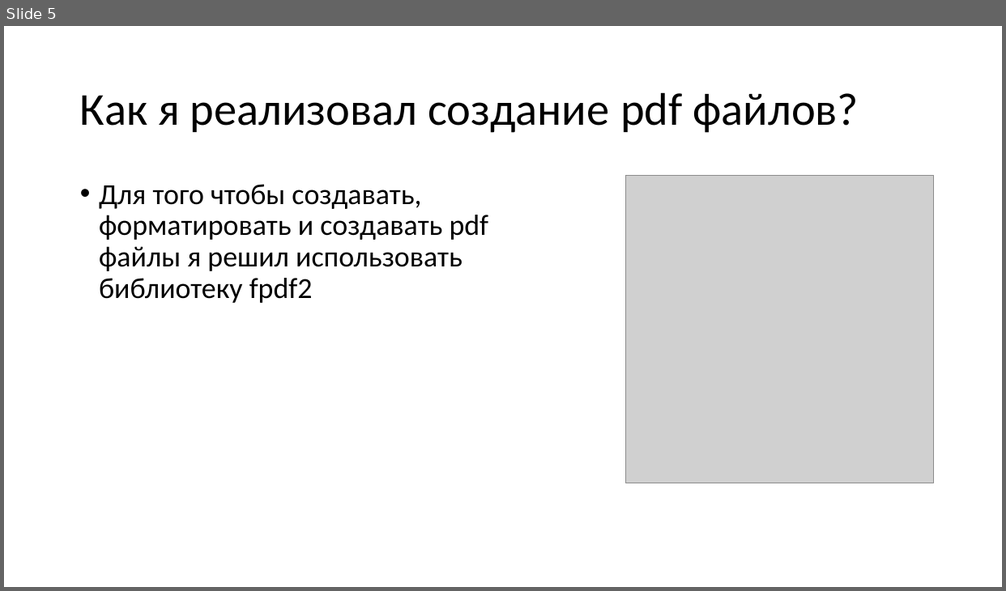
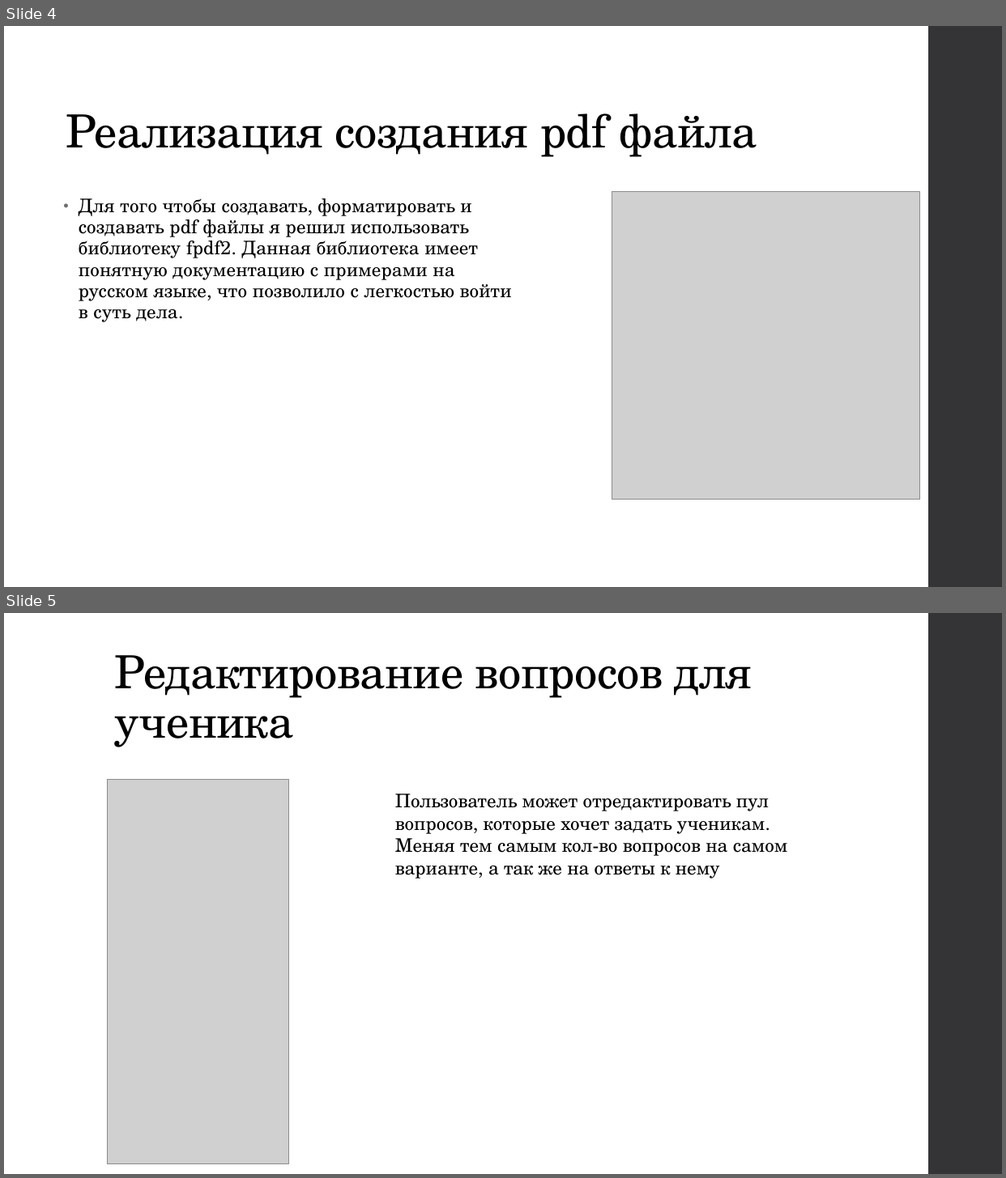
Before and after one commit to Roplik/CBC, a slide deck: python_project.pptx. Shown one above the other, each under a label of ours: slide 5 before the commit, slides 4 and 5 after it. The pictures are 1006x591 and 1006x1178 pixels, drawn with LibreOffice and Linux fonts; fonts in the diff are those of the drawing; grey boxes stand for pictures. Boxes give left, top, right and bottom in pixels: in the first picture for what was removed or moved away, otherwise in the second. Text is boxed around its words. In the diff, an @@ line names an element or a change of style, - is before the commit and + after.

```diff
--- a/python_project.pptx
+++ b/python_project.pptx
@@ slide 5 added at (x1=4, y1=613, x2=1002, y2=1174), background #FFFFFF; not listed: 1 template element that a slide beside it also shows @@
@@ title added at (x1=115, y1=655, x2=752, y2=747), 44 pt, text #000000 @@
+Редактирование вопросов для ученика
@@ picture added at (x1=108, y1=780, x2=288, y2=1165) @@
@@ text added at (x1=395, y1=794, x2=788, y2=879), 18 pt, text #000000 @@
+Пользователь может отредактировать пул вопросов, которые хочет задать ученикам. Меняя тем самым кол-во вопросов на самом варианте, а так же на ответы к нему
@@ what was slide 5 is now slide 4 @@
@@ slide 4 changed as well @@
@@ rectangle added at (x1=928, y1=26, x2=1002, y2=587), fill #353537 @@
@@ title "Реализация создания pdf файла" at (x1=66, y1=113, x2=758, y2=157): vertical alignment middle to bottom @@
@@ title at (x1=66, y1=113, x2=758, y2=157): text changed; font Calibri to TeX Gyre Schola @@
-Как я реализовал создание pdf файлов?
+Реализация создания pdf файла
@@ picture moved from (x1=626, y1=176, x2=934, y2=484) to (x1=612, y1=191, x2=920, y2=499) @@
@@ text at (x1=79, y1=199, x2=512, y2=322): text changed; size 28 to 18 pt; font Calibri to TeX Gyre Schola @@
-• Для того чтобы создавать, форматировать и создавать pdf файлы я решил использовать библиотеку fpdf2
+• Для того чтобы создавать, форматировать и создавать pdf файлы я решил использовать библиотеку fpdf2. Данная библиотека имеет понятную документацию с примерами на русском языке, что позволило с легкостью войти в суть дела.
```
Also in this commit, not shown: 3 other slides changed, 4 other slides added, 4 slides removed.
